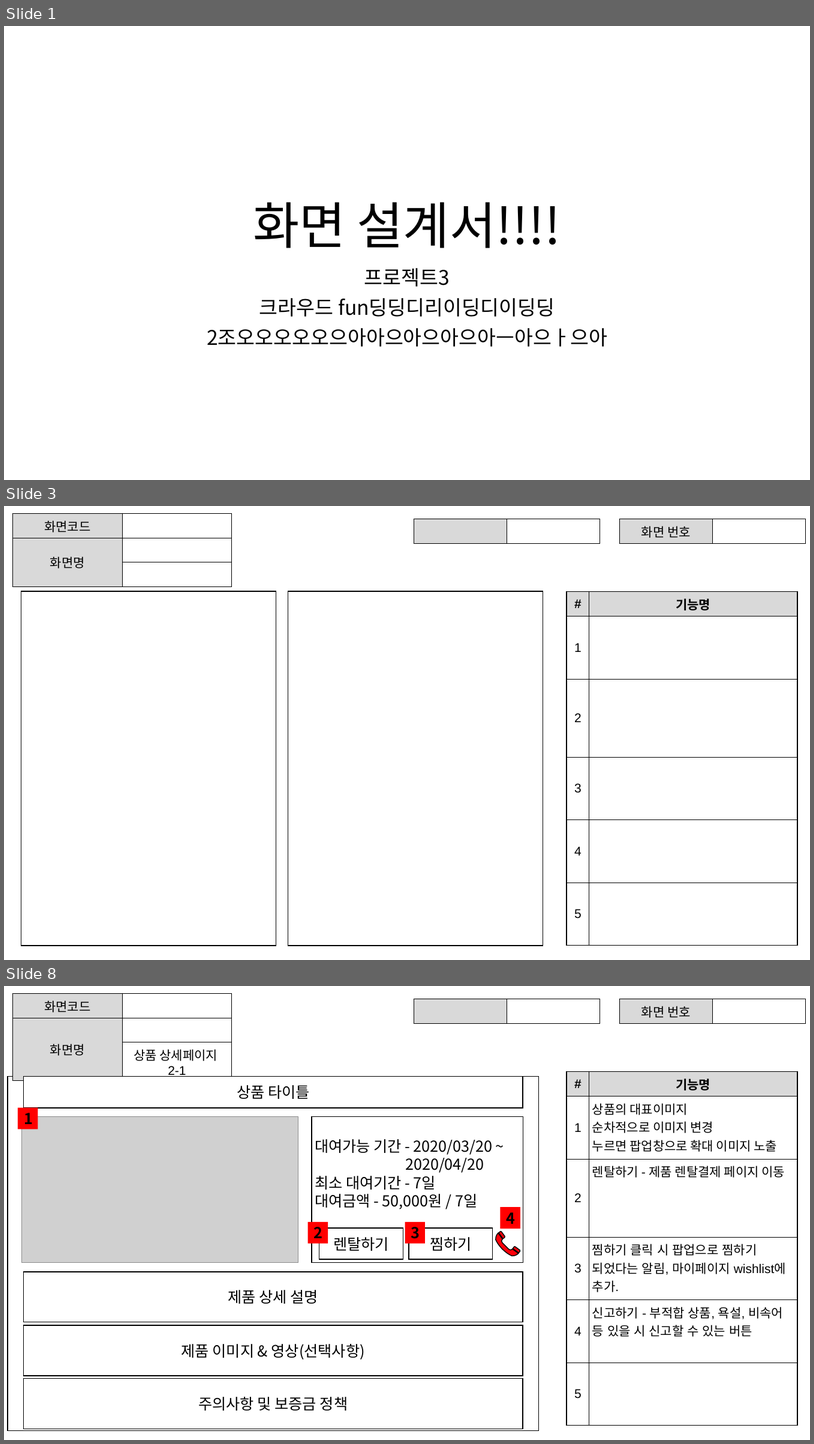
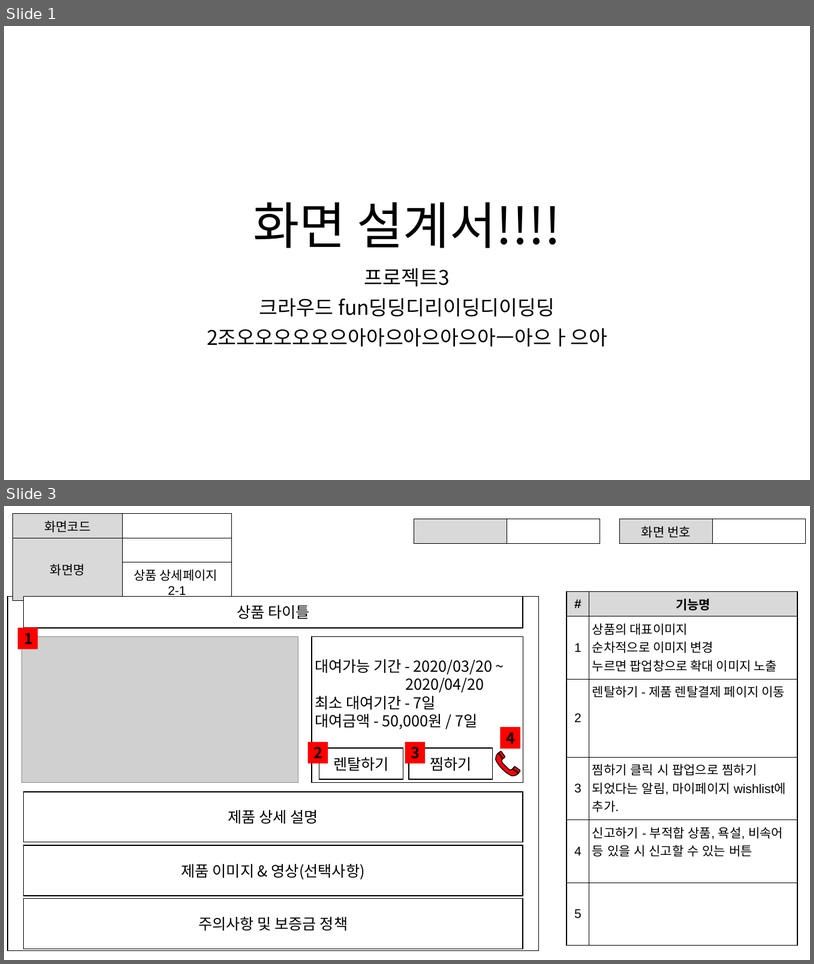
Before and after one commit to ezenteam2/RentalEquip, a slide deck: 0 발표용 파워포인트/0306 1차발표/0306 project04 - 파워포인트 - 용승.pptx. Shown one above the other, each under a label of ours: slides 1, 3 and 8 before the commit, slides 1 and 3 after it; the slides between them are not shown. The pictures are 814x1444 and 814x964 pixels, drawn with LibreOffice and Linux fonts; fonts in the diff are those of the drawing; grey boxes stand for pictures. Boxes give left, top, right and bottom in pixels: in the first picture for what was removed or moved away, otherwise in the second. Text is boxed around its words. In the diff, an @@ line names an element or a change of style, - is before the commit and + after.

```diff
--- a/0 발표용 파워포인트/0306 1차발표/0306 project04 - 파워포인트 - 용승.pptx
+++ b/0 발표용 파워포인트/0306 1차발표/0306 project04 - 파워포인트 - 용승.pptx
@@ slide 3 removed at [4,506,810,960], background #FFFFFF @@
@@ table removed at [12,514,231,577], 3 rows, 2 columns @@
-화면코드 | 
-화면명 | 
- | 
@@ table removed at [414,519,600,540], 1 rows, 2 columns @@
- | 
@@ table removed at [620,519,806,540], 1 rows, 2 columns @@
-화면 번호 | 
@@ rectangle removed at [21,591,276,945] @@
@@ rectangle removed at [288,591,543,945] @@
@@ table removed at [567,591,798,945], 6 rows, 2 columns @@
-# | 기능명
-1 | 
-2 | 
-3 | 
-4 | 
-5 | 
@@ what was slide 8 is now slide 3 @@
```
Also in this commit, not shown: 2 slides changed, 7 other slides removed.
